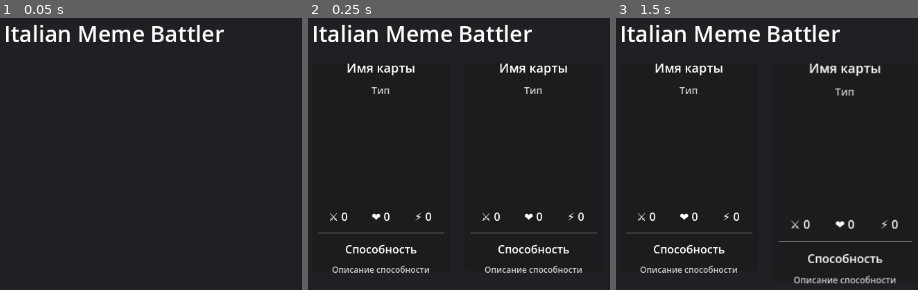
Above: before the commit, frames 1-3 (left to right).
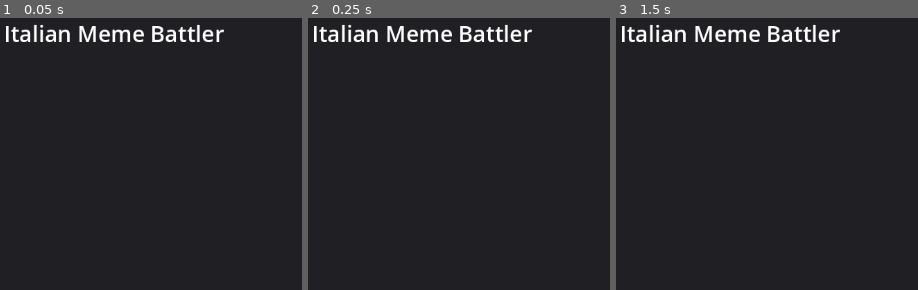
Above: after the commit, the same moments.

Repository: alexey231090/MemBattle
Game: Godot game, scene res://scenes/Main.tscn
Same seed, same stepped clock (60 frames per second), same inputs: the game is played once before the commit and once after it. This scene is started directly instead of the project's main scene.
Inputs (mouse positions are in pixels of both pictures, inside the frame that each line leads up to):
- Up to frame 1 (0.05 s): no input
- Up to frame 2 (0.25 s): no input
- Up to frame 3 (1.5 s): tap Enter at 0.5 s; move the mouse to (outside the picture) at 0.52 s; hold W 0.53-1.25 s; tap Q at 0.6 s; click (outside the picture) at 0.67 s; tap Space at 1.25 s; drag from (845, 251) to (outside the picture) at 1.27 s

Frame 1 is identical in both runs. In frame 2, 3.5% of the frame differs, in the area x 3-96%, y 16-94%; in frame 3, 3.8%, in the area x 3-99%, y 16-98%.

Commit message:
Update
add plugin ai coder smart_place

Diff:
--- a/scripts/Main.gd
+++ b/scripts/Main.gd
@@ -3,19 +3,17 @@
 @onready var card_manager = $CardManager
 @onready var cards_grid = $MarginContainer/VBoxContainer/ScrollContainer/CardsGrid
 
-func _ready():
-    # Даем время на загрузку карт
-    await get_tree().create_timer(0.1).timeout
-    display_all_cards()
+func display_all_cards():
+	# Очищаем grid перед добавлением карт
+	for child in cards_grid.get_children():
+		child.queue_free()
 
-func display_all_cards():
-    # Очищаем grid перед добавлением карт
-    for child in cards_grid.get_children():
-        child.queue_free()
+	# Создаем экземпляр каждой карты
+	for card_data in card_manager.get_all_cards():
+		if card_data.has("id"):
+			var card_instance = card_manager.create_card_instance(card_data["id"])
+			if card_instance:
+				cards_grid.add_child(card_instance)
 
-    # Создаем экземпляр каждой карты
-    for card_data in card_manager.get_all_cards():
-        if card_data.has("id"):
-            var card_instance = card_manager.create_card_instance(card_data["id"])
-            if card_instance:
-                cards_grid.add_child(card_instance)
+func dwaawdawd():
+	pass
Not shown, changed: addons/smart_replace/plugin.cfg
Not shown, added: addons/smart_replace/plugin/icon.svg
Not shown, added: addons/smart_replace/plugin/icon.svg.import
Not shown, changed: addons/smart_replace/smart_replace.gd
Not shown, added: addons/smart_replace/AI_INSTRUCTIONS.md
Not shown, added: addons/smart_replace/PLUGIN_DESCRIPTION.md
